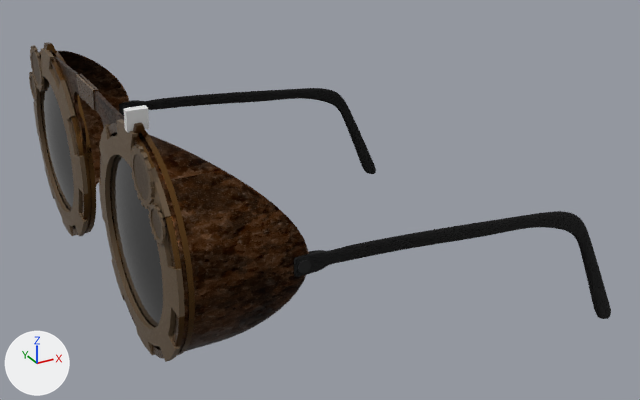
An edit to the glTF model public/assets/steampunkGlasses/steampunkGlasses.gltf, drawn before and after from the same camera.
Both versions are drawn from a 50 mm camera at (-1.36, -5.54, 2.29) aimed at (1.61, -0.15, -0.4). The lights are fixed; the arrows at lower left show +X, +Y and +Z. Where no turn or scale is listed for an object, it has been applied to the vertices.
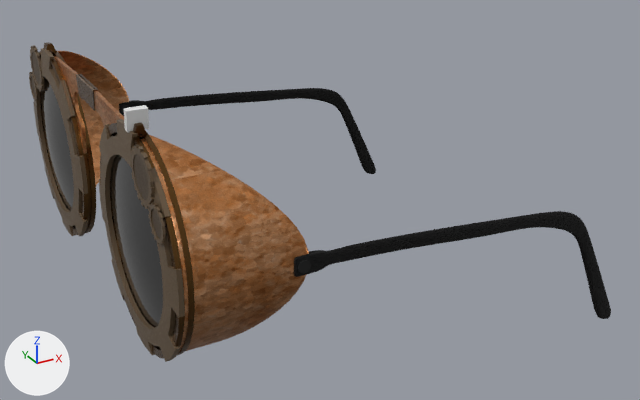
Where the change shows, as pixel boxes (x1, y1, x2, y2) in the pictures (640 x 400 px):
```json
{"object": "Circle.008", "change": "surface changed", "before": [57, 51, 309, 351], "after": [57, 51, 309, 351]}
{"object": "Circle.002", "change": "surface changed", "before": [54, 56, 124, 154], "after": [54, 56, 124, 154]}
```

Scene script edits in JSON lines:
```json
{"op": "add", "block": "img_altbrass_basecolor_1001_png_altbrass_alpha_1001_png", "code": ["img_altbrass_basecolor_1001_png_altbrass_alpha_1001_png = load_image('AltBrass_BaseColor.1001.png-AltBrass_Alpha.1001.png', 'AltBrass_BaseColor_1001_png-AltBrass_Alpha_1001_png.png', 1024, 1024, 'sRGB')"]}
{"op": "add", "block": "img_altbrass_metallic_1001_png_altbrass_roughness_1001_png", "code": ["img_altbrass_metallic_1001_png_altbrass_roughness_1001_png = load_image('AltBrass_Metallic.1001.png-AltBrass_Roughness.1001.png', 'AltBrass_Metallic_1001_png-AltBrass_Roughness_1001_png.png', 1024, 1024, 'Non-Color')"]}
{"block": "mat_altbrass", "where": "n3 = _N.new('ShaderNodeTexImage'); n3.name = 'Image Texture.001'"}
{"op": "set", "path": "n3.image", "old": "img_altbrass_basecolor_1001_altbrass_alpha_1001", "new": "img_altbrass_basecolor_1001_png_altbrass_alpha_1001_png"}
{"block": "mat_altbrass", "where": "n5 = _N.new('ShaderNodeTexImage'); n5.name = 'Image Texture.002'"}
{"op": "set", "path": "n5.image", "old": "img_altbrass_metallic_1001_altbrass_roughness_1001", "new": "img_altbrass_metallic_1001_png_altbrass_roughness_1001_png"}
```
